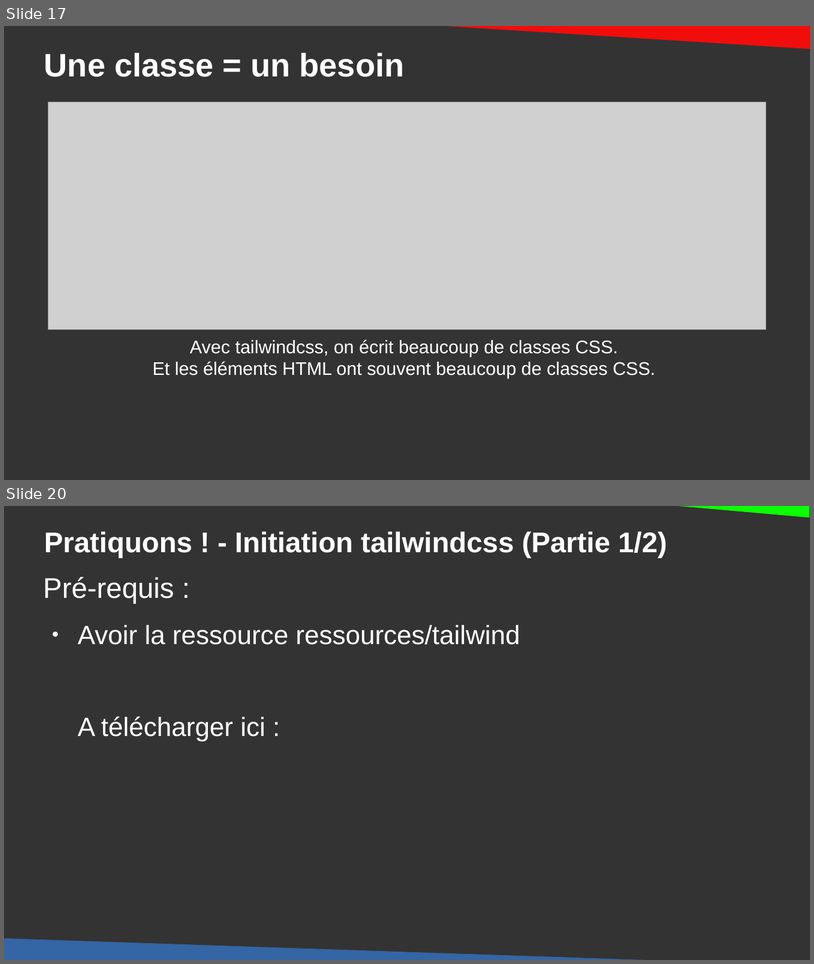
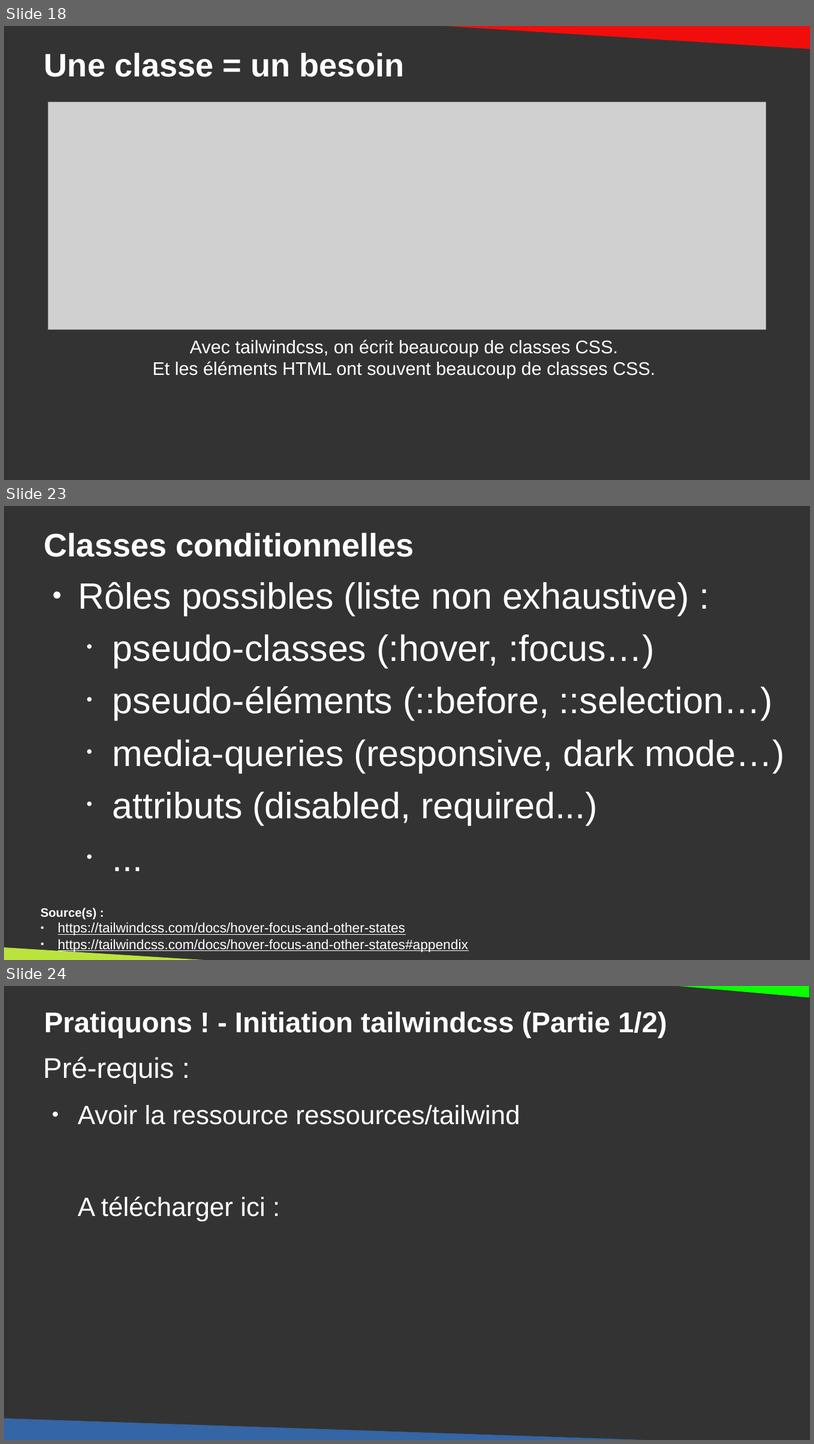
Before and after one commit to DanYellow/cours, a slide deck: integration-web-s2/travaux-pratiques/numero-5/presentation.odp. Shown one above the other, each under a label of ours: slides 17 and 20 before the commit, slides 18, 23 and 24 after it; the slides between them are not shown. The pictures are 814x964 and 814x1444 pixels, drawn with LibreOffice and Linux fonts; fonts in the diff are those of the drawing; grey boxes stand for pictures. Boxes give left, top, right and bottom in pixels: in the first picture for what was removed or moved away, otherwise in the second. Text is boxed around its words. In the diff, an @@ line names an element or a change of style, - is before the commit and + after.

Commit message:
Update tailwind workshop

```diff
--- a/integration-web-s2/travaux-pratiques/numero-5/presentation.odp
+++ b/integration-web-s2/travaux-pratiques/numero-5/presentation.odp
@@ slide 23 added at [4,506,810,960], background #333333 @@
@@ title added at [44,532,414,557], 32 pt, text #FFFFFF, bold @@
+Classes conditionnelles
@@ text added at [78,582,785,825], 36 pt, text #FFFFFF @@
+● Rôles possibles (liste non exhaustive) :
+  • pseudo-classes (:hover, :focus…)
+  • pseudo-éléments (::before, ::selection…)
+  • media-queries (responsive, dark mode…)
+  • attributs (disabled, required...)
+  • ...
@@ text added at [41,907,468,952], 13.4 pt, text #FFFFFF, underline @@
+Source(s) :
+● https://tailwindcss.com/docs/hover-focus-and-other-states
+● https://tailwindcss.com/docs/hover-focus-and-other-states#appendix
@@ right triangle added at [4,940,315,960], fill #BBE33D @@
@@ what was slide 17 is now slide 18 @@
@@ what was slide 20 is now slide 24 @@
```
Also in this commit, not shown: 3 slides changed, 12 other slides added, 4 other files.
